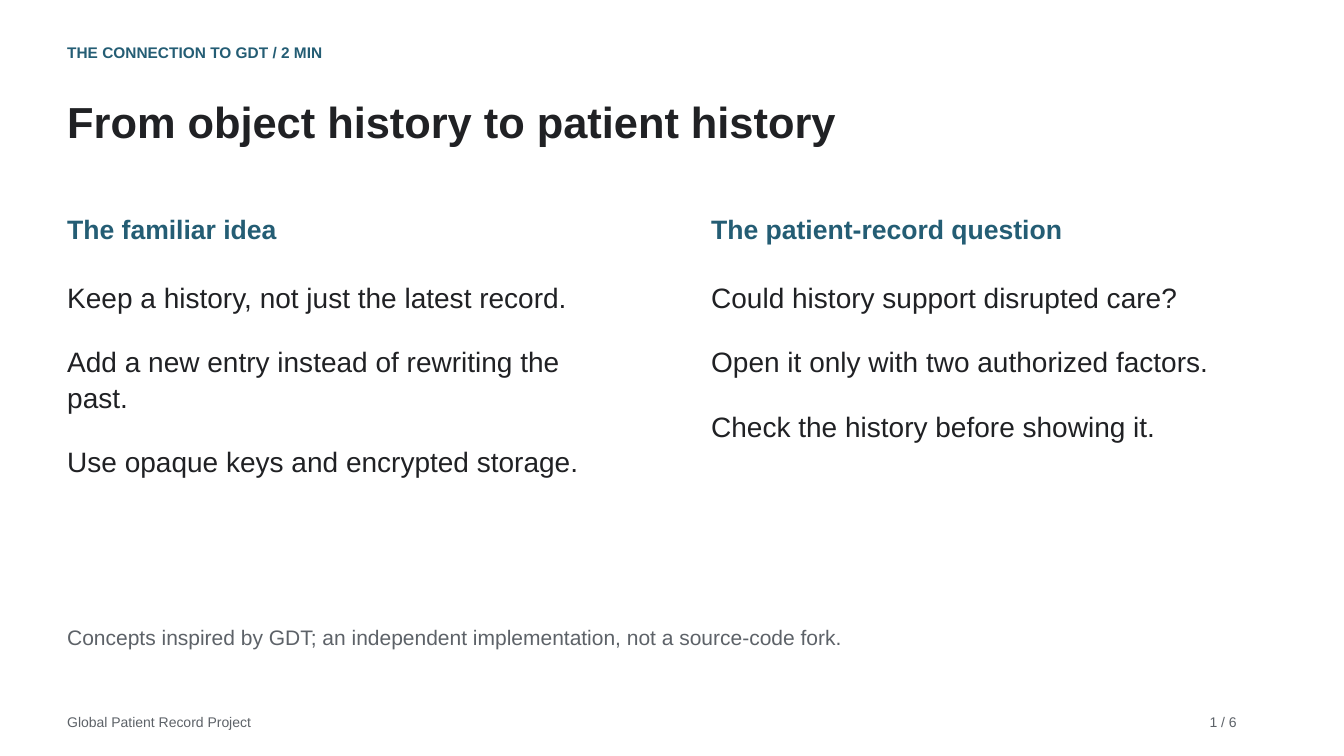
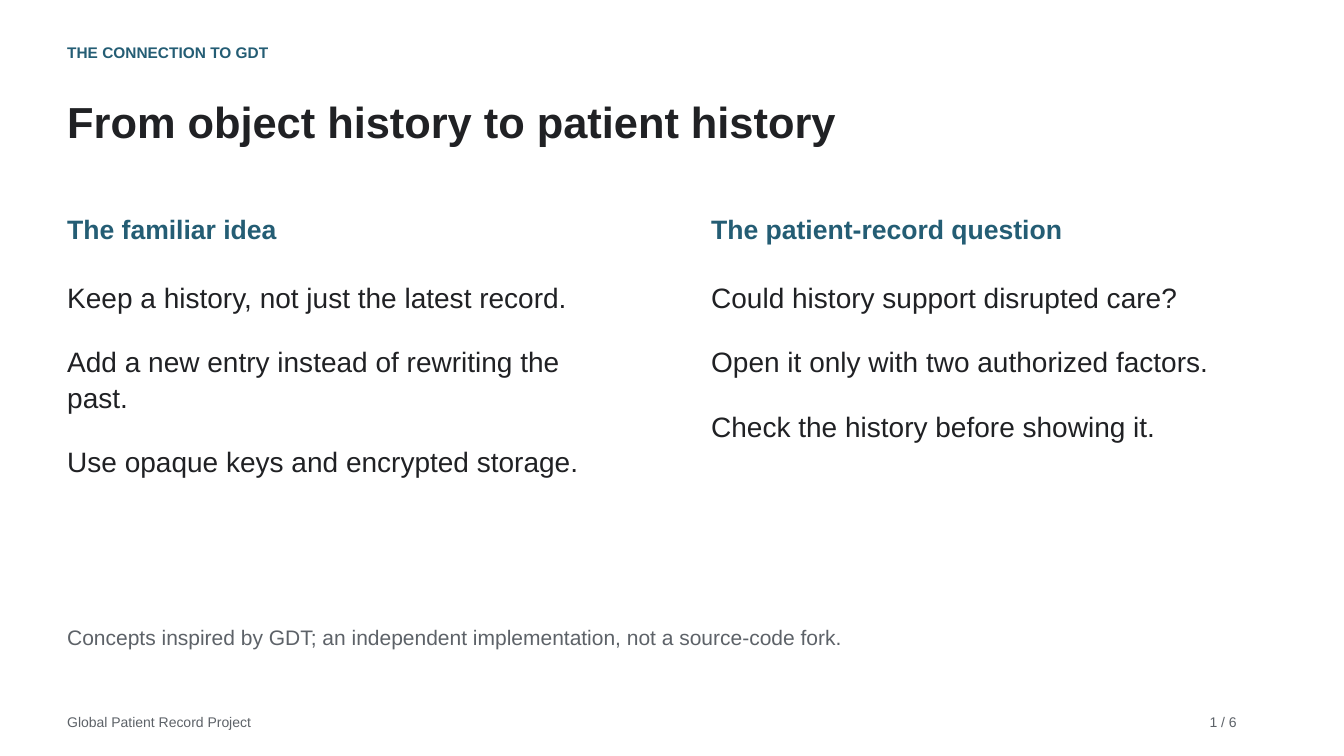
Before and after one commit to PubInv/GDP2-project-85, a slide deck: slide 1 of docs/presentation/technical-presentation.pptx. Drawn at 1344x756 pixels with LibreOffice and Linux fonts; fonts in the diff are those of the drawing. Boxes give left, top, right and bottom in pixels: in the first picture for what was removed or moved away, otherwise in the second. Text is boxed around its words. In the diff, an @@ line names an element or a change of style, - is before the commit and + after.

```diff
--- a/docs/presentation/technical-presentation.pptx
+++ b/docs/presentation/technical-presentation.pptx
@@ text at [67,47,269,58]: text changed @@
-THE CONNECTION TO GDT / 2 MIN
+THE CONNECTION TO GDT
```
Also in this commit, not shown: 5 other slides changed.
